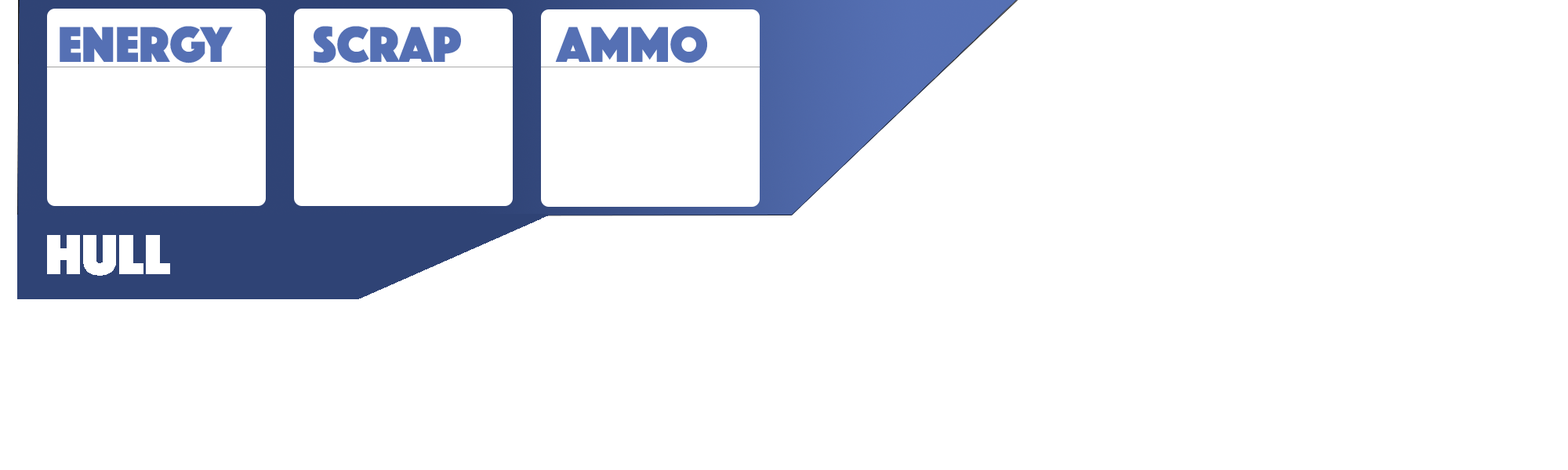
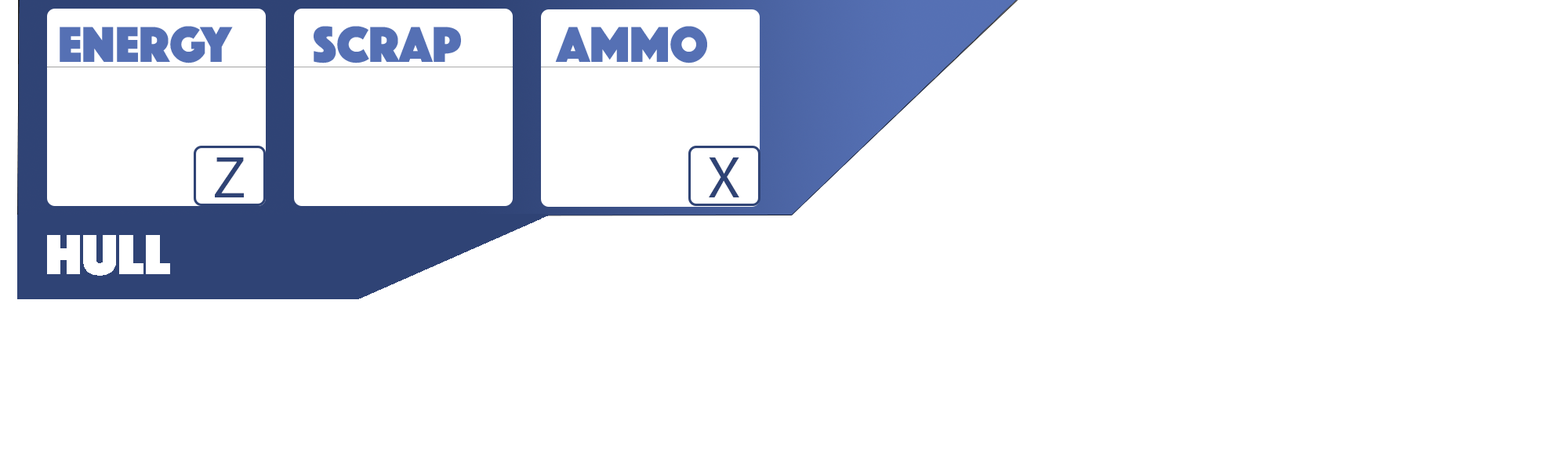
Layers edited between the first and the second w=1568, h=470 image:
added layer "X" above "Z" over [708, 157, 740, 198]
added layer "Z" above "Rounded Rectangle 2 copy" over [214, 157, 244, 198]
added layer "Rounded Rectangle 2 copy" above "Rounded Rectangle 2" over [688, 145, 761, 207]
added layer "Rounded Rectangle 2" above "Shape 12" over [193, 145, 266, 207]
